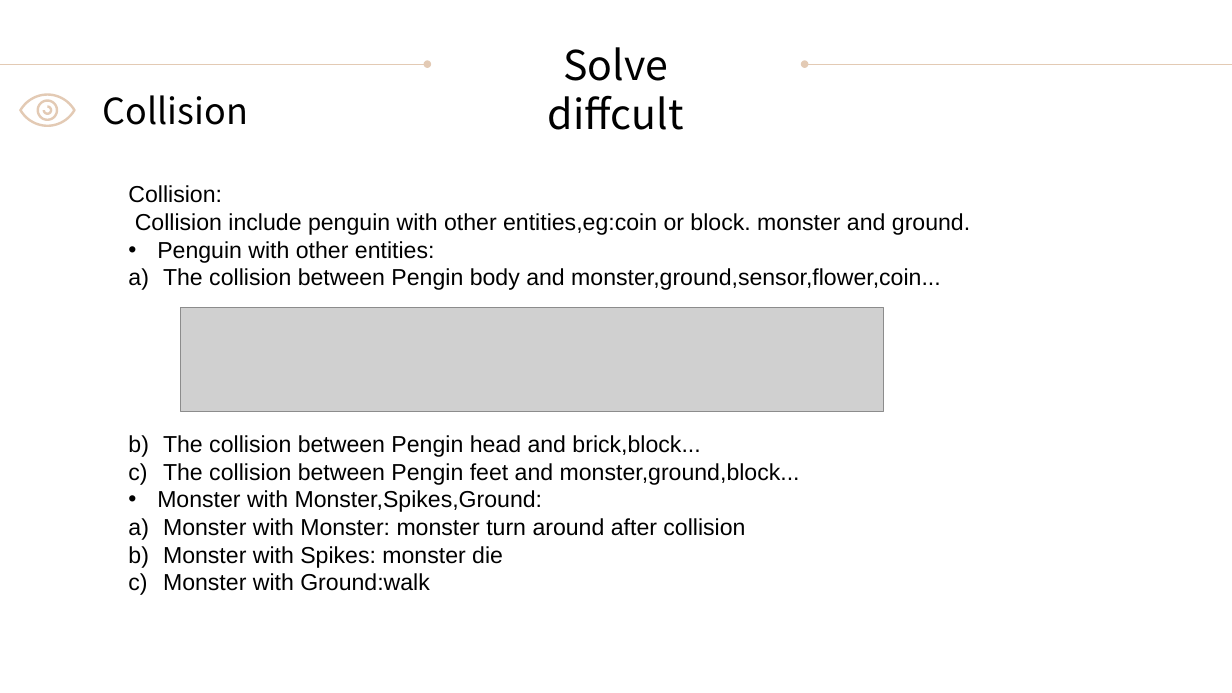
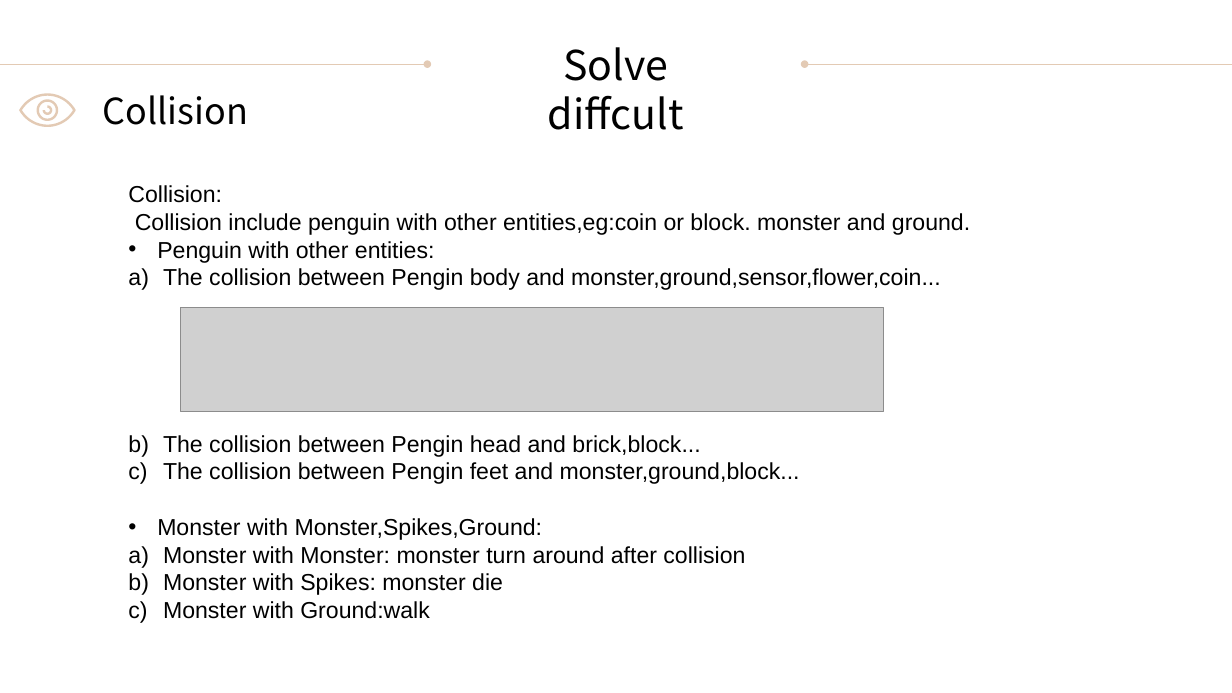
Before and after one commit to furongzhilab/SuperTux, a slide deck: slide 15 of 答辩PPT.pptx (slide 12 before the commit). Drawn at 1232x693 pixels with LibreOffice and Linux fonts; fonts in the diff are those of the drawing; grey boxes stand for pictures. Boxes give left, top, right and bottom in pixels: in the first picture for what was removed or moved away, otherwise in the second. Text is boxed around its words. In the diff, an @@ line names an element or a change of style, - is before the commit and + after.

```diff
--- a/答辩PPT.pptx
+++ b/答辩PPT.pptx
@@ text "Collision:" rewrapped from <box>128,185,970,591</box> to <box>128,185,970,619</box> @@
```
Also in this commit, not shown: 5 other slides changed, 5 slides added.
